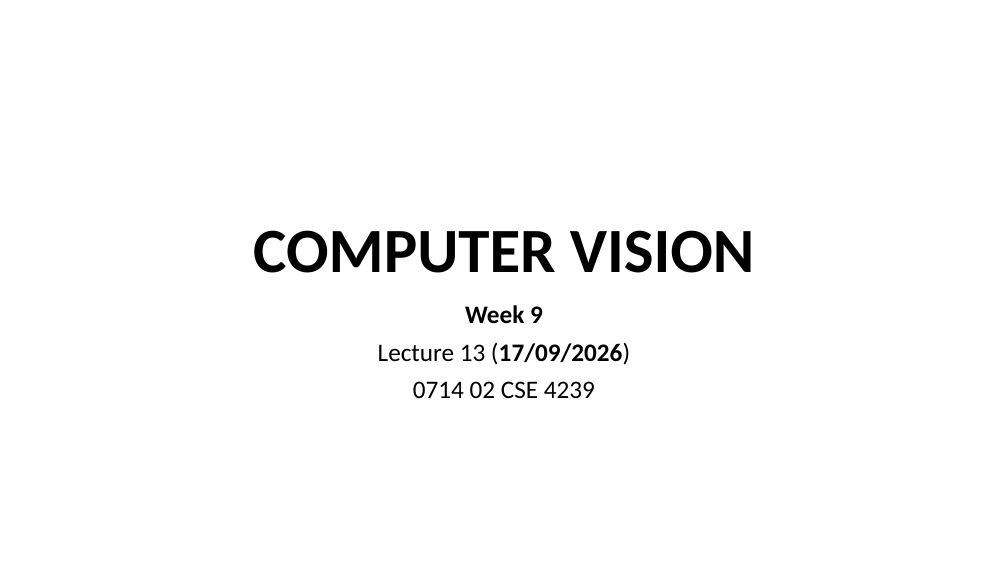
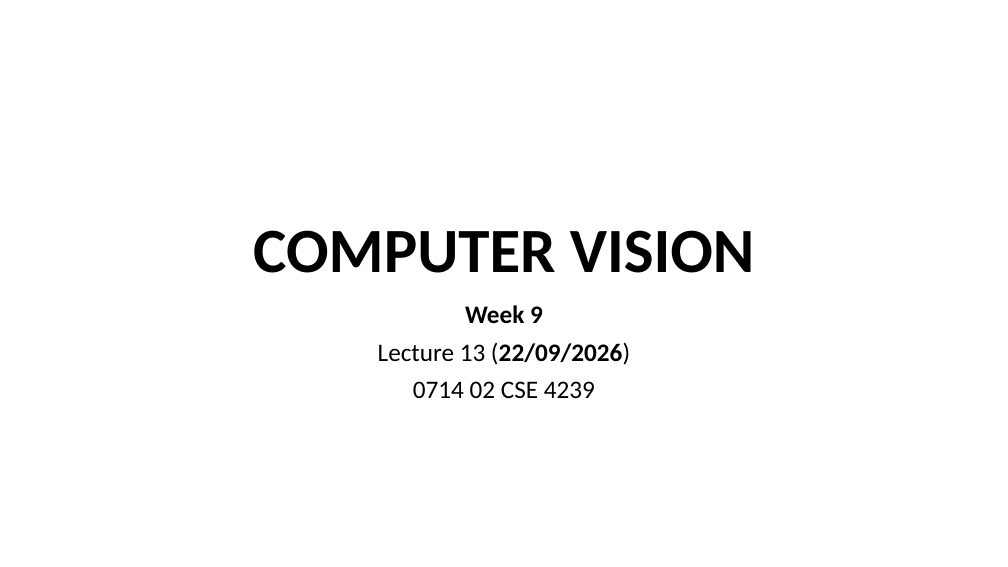
Before and after one commit to zahidcseku/cv-course-2026, a slide deck: slide 1 of Lecture13.pptx. Drawn at 1008x567 pixels with LibreOffice and Linux fonts; fonts in the diff are those of the drawing. Boxes give left, top, right and bottom in pixels: in the first picture for what was removed or moved away, otherwise in the second. Text is boxed around its words. In the diff, an @@ line names an element or a change of style, - is before the commit and + after.

Commit message:
with correct date

```diff
--- a/Lecture13.pptx
+++ b/Lecture13.pptx
@@ subtitle at [378, 343, 630, 365]: text changed @@
-Lecture 13 (17/09/2026)
+Lecture 13 (22/09/2026)
```
